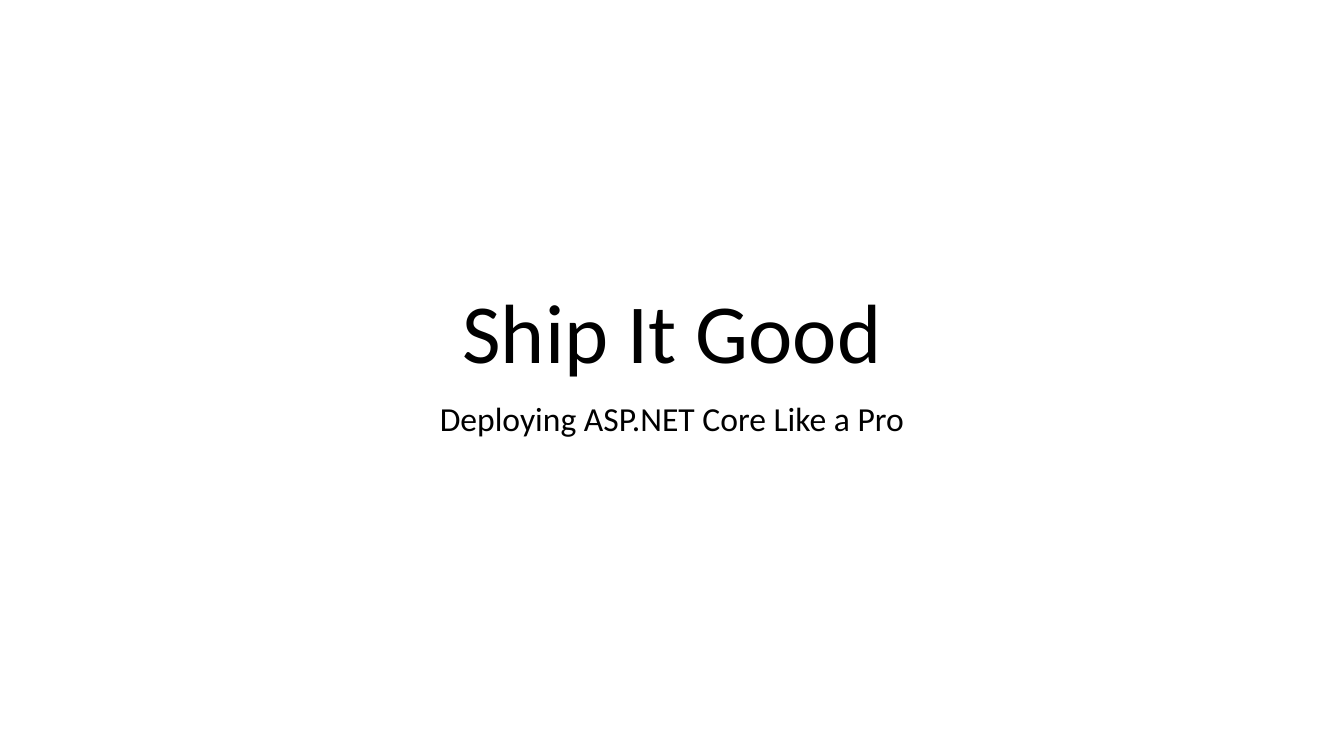
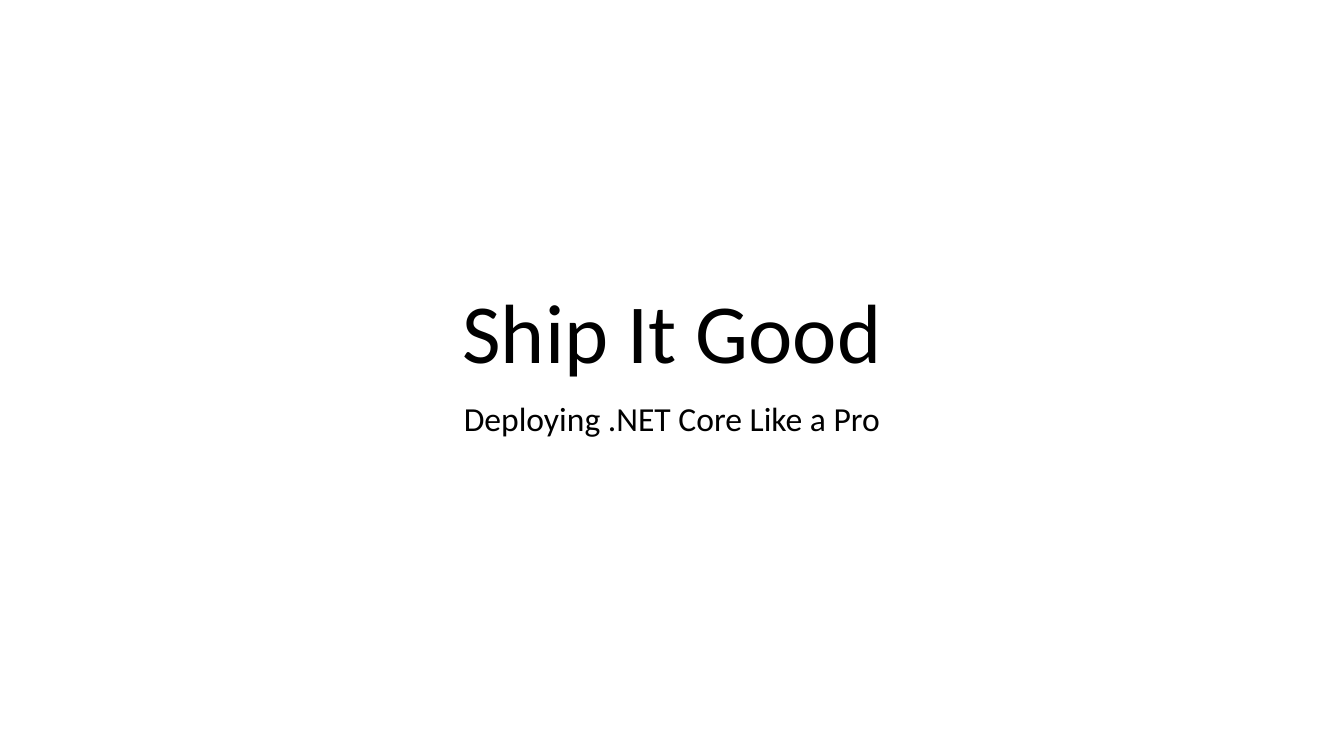
Before and after one commit to isaacrlevin/levin-talks, a slide deck: slide 1 of ASP.NETCoreDeployment/Ship It Good.pptx. Drawn at 1344x756 pixels with LibreOffice and Linux fonts; fonts in the diff are those of the drawing. Boxes give left, top, right and bottom in pixels: in the first picture for what was removed or moved away, otherwise in the second. Text is boxed around its words. In the diff, an @@ line names an element or a change of style, - is before the commit and + after.

Commit message:
updates

```diff
--- a/ASP.NETCoreDeployment/Ship It Good.pptx
+++ b/ASP.NETCoreDeployment/Ship It Good.pptx
@@ subtitle at bbox=[464, 407, 880, 437]: text changed @@
-Deploying ASP.NET Core Like a Pro
+Deploying .NET Core Like a Pro
```
Also in this commit, not shown: 6 other slides changed.
